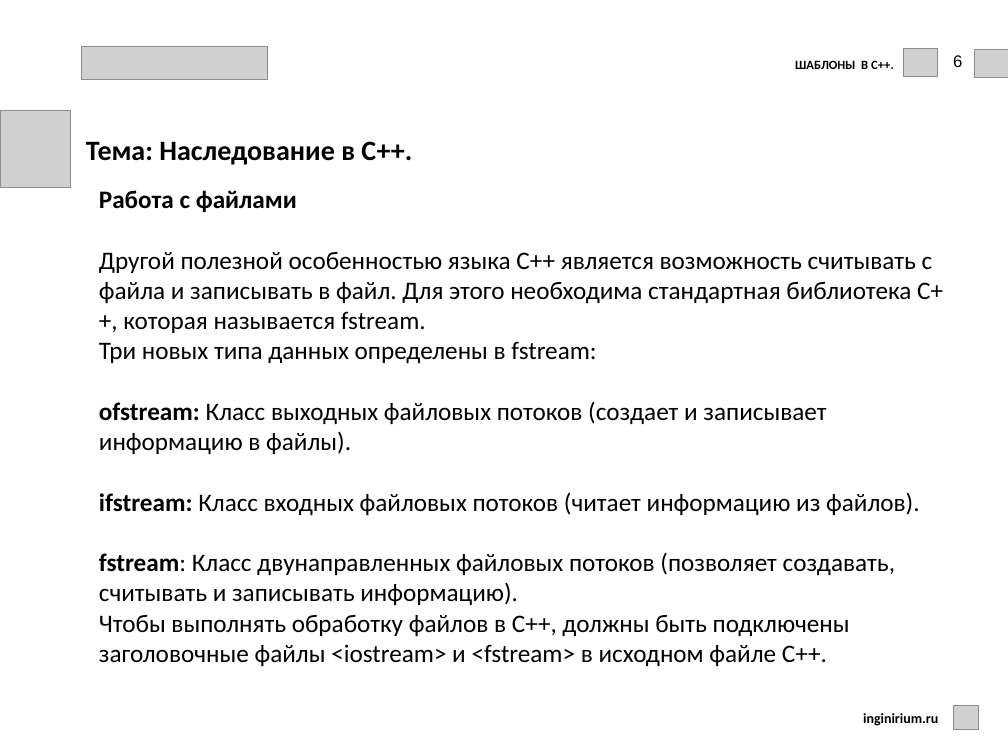
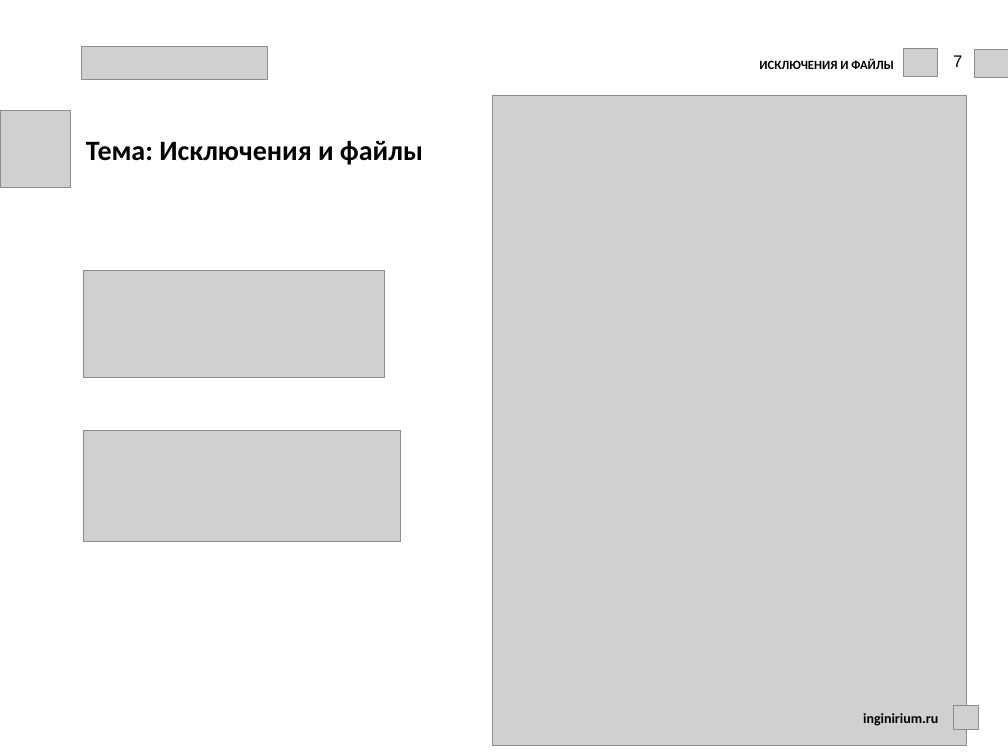
Before and after one commit to kprmk/Cpp, a slide deck: slide 7 of lessons_I/9-11/les_11/les_11_exceptions_file.pptx (slide 10 before the commit). Drawn at 1008x756 pixels with LibreOffice and Linux fonts; fonts in the diff are those of the drawing; grey boxes stand for pictures; background and template pictures are left out. Boxes give left, top, right and bottom in pixels: in the first picture for what was removed or moved away, otherwise in the second. Text is boxed around its words. In the diff, an @@ line names an element or a change of style, - is before the commit and + after.

```diff
--- a/lessons_I/9-11/les_11/les_11_exceptions_file.pptx
+++ b/lessons_I/9-11/les_11/les_11_exceptions_file.pptx
@@ text at bbox=[759, 58, 893, 69]: text changed @@
-ШАБЛОНЫ В С++.
+ИСКЛЮЧЕНИЯ И ФАЙЛЫ
@@ text at bbox=[953, 55, 962, 67]: text changed @@
-6
+7
@@ picture added at bbox=[492, 96, 966, 746] @@
@@ text at bbox=[86, 141, 423, 165]: text changed @@
-Тема: Наследование в С++.
+Тема: Исключения и файлы
@@ text removed at bbox=[99, 190, 943, 666] @@
-Работа с файлами
-Другой полезной особенностью языка C++ является возможность считывать с файла и записывать в файл. Для этого необходима стандартная библиотека C++, которая называется fstream.
-Три новых типа данных определены в fstream:
-ofstream: Класс выходных файловых потоков (создает и записывает информацию в файлы).
-ifstream: Класс входных файловых потоков (читает информацию из файлов).
-fstream: Класс двунаправленных файловых потоков (позволяет создавать, считывать и записывать информацию).
-Чтобы выполнять обработку файлов в C++, должны быть подключены заголовочные файлы <iostream> и <fstream> в исходном файле C++.
@@ picture added at bbox=[84, 271, 384, 378] @@
@@ picture added at bbox=[84, 430, 401, 542] @@
```
Also in this commit, not shown: 16 other slides changed, 2 slides removed, 45 other files.
